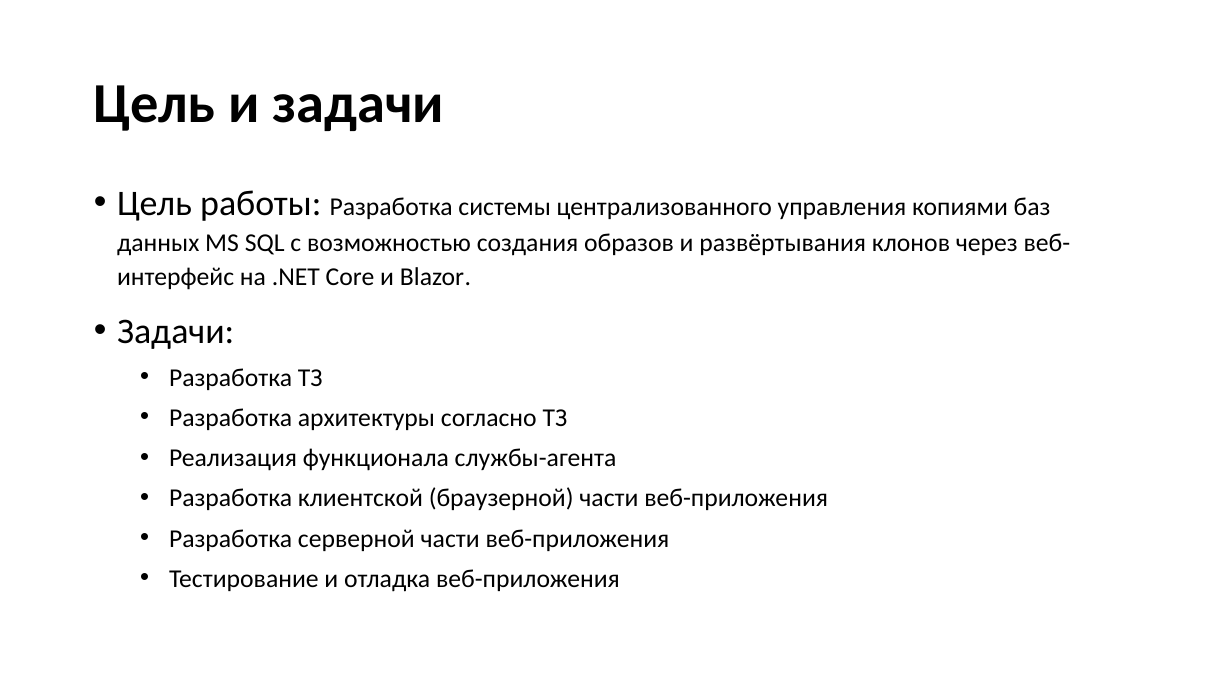
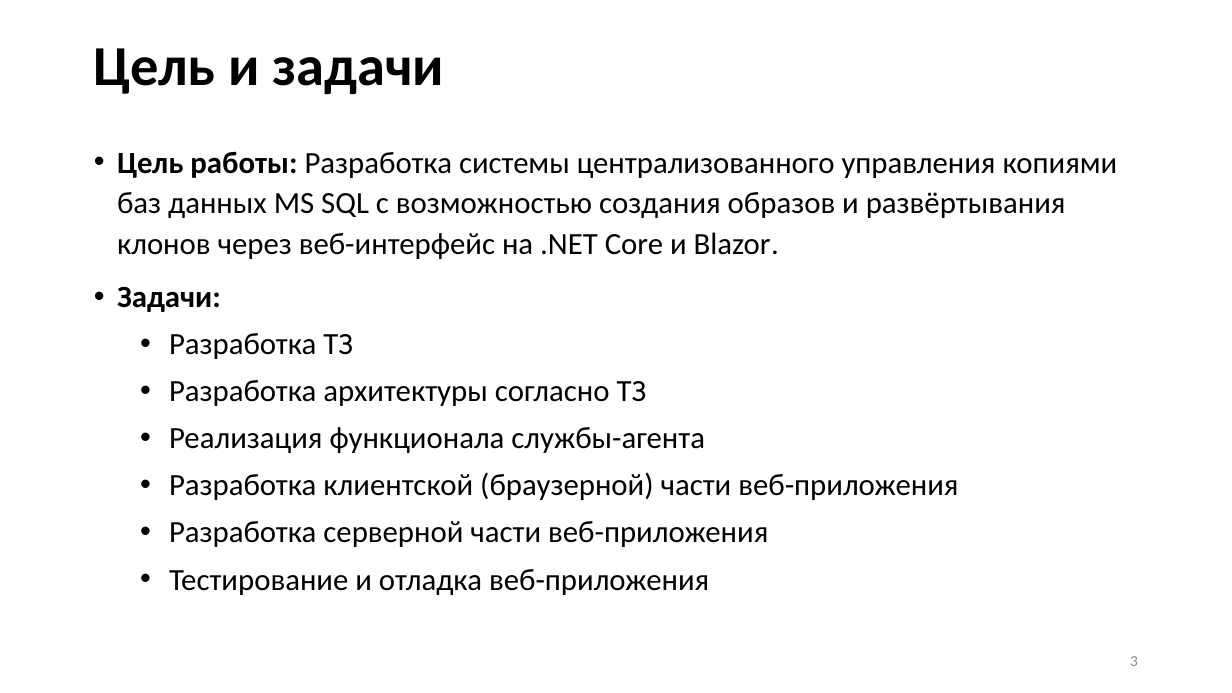
Before and after one commit to Hansola1/VKI, a slide deck: slide 3 of Диплом/Презентация/Бородина_Анастасия_Владимировна_2207Д2.pptx. Drawn at 1232x693 pixels with LibreOffice and Linux fonts; fonts in the diff are those of the drawing. Boxes give left, top, right and bottom in pixels: in the first picture for what was removed or moved away, otherwise in the second. Text is boxed around its words. In the diff, an @@ line names an element or a change of style, - is before the commit and + after.

```diff
--- a/Диплом/Презентация/Бородина_Анастасия_Владимировна_2207Д2.pptx
+++ b/Диплом/Презентация/Бородина_Анастасия_Владимировна_2207Д2.pptx
@@ title "Цель и задачи": place and size @@
-title "Цель и задачи" at bbox=[94, 85, 445, 131]
+title "Цель и задачи" at bbox=[94, 48, 445, 94]
@@ text "Цель работы: Разработка системы централизованного ...": place and size @@
-text "Цель работы: Разработка системы централизованного ..." at bbox=[117, 190, 1071, 592]
+text "Цель работы: Разработка системы централизованного ..." at bbox=[117, 151, 1118, 595]
@@ text "Цель работы: Разработка системы централизованного ..." at bbox=[117, 151, 1118, 595]: size 28 to 24 pt, bold on in "Цель работы:", "Задачи:"; size 20 to 24 pt @@
@@ page number added at bbox=[1130, 656, 1138, 666], 12 pt, text #8C8C8C @@
+3
```
Also in this commit, not shown: 7 other slides changed, 7 slides added, 4 slides removed, 4 other files.
